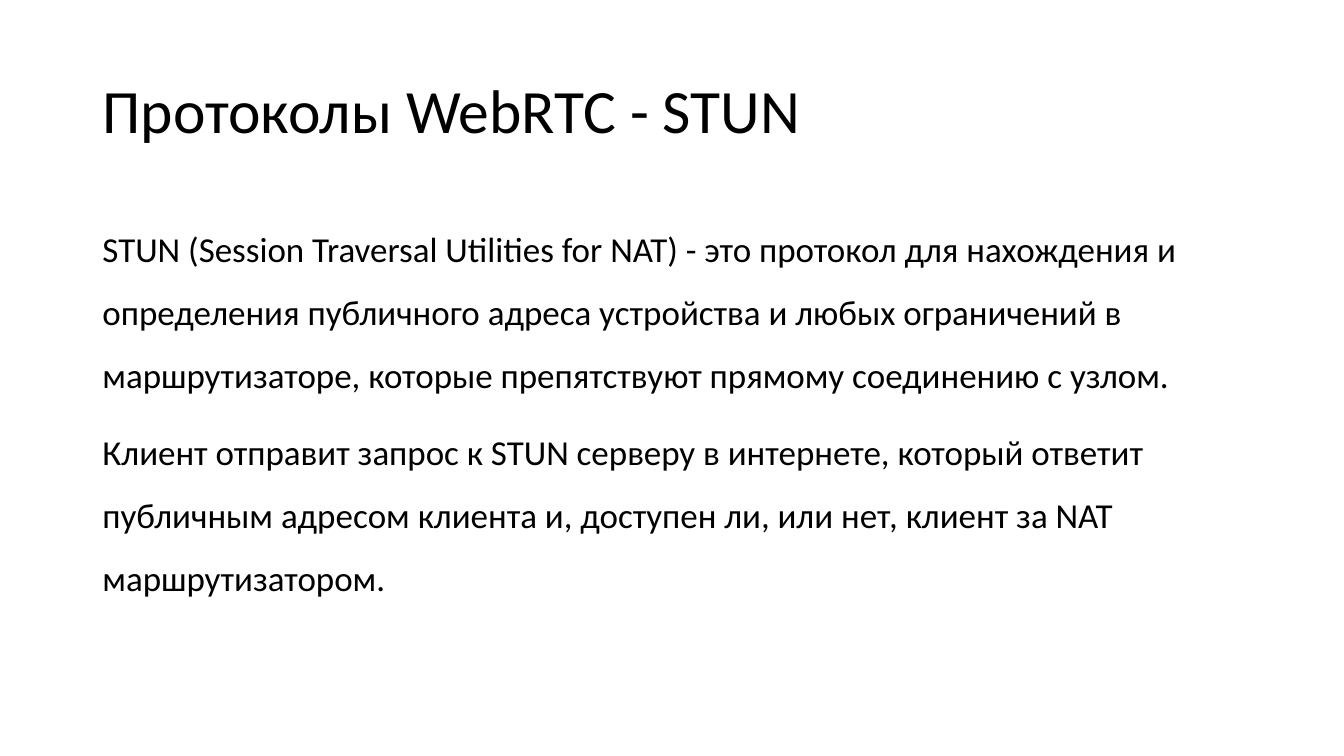
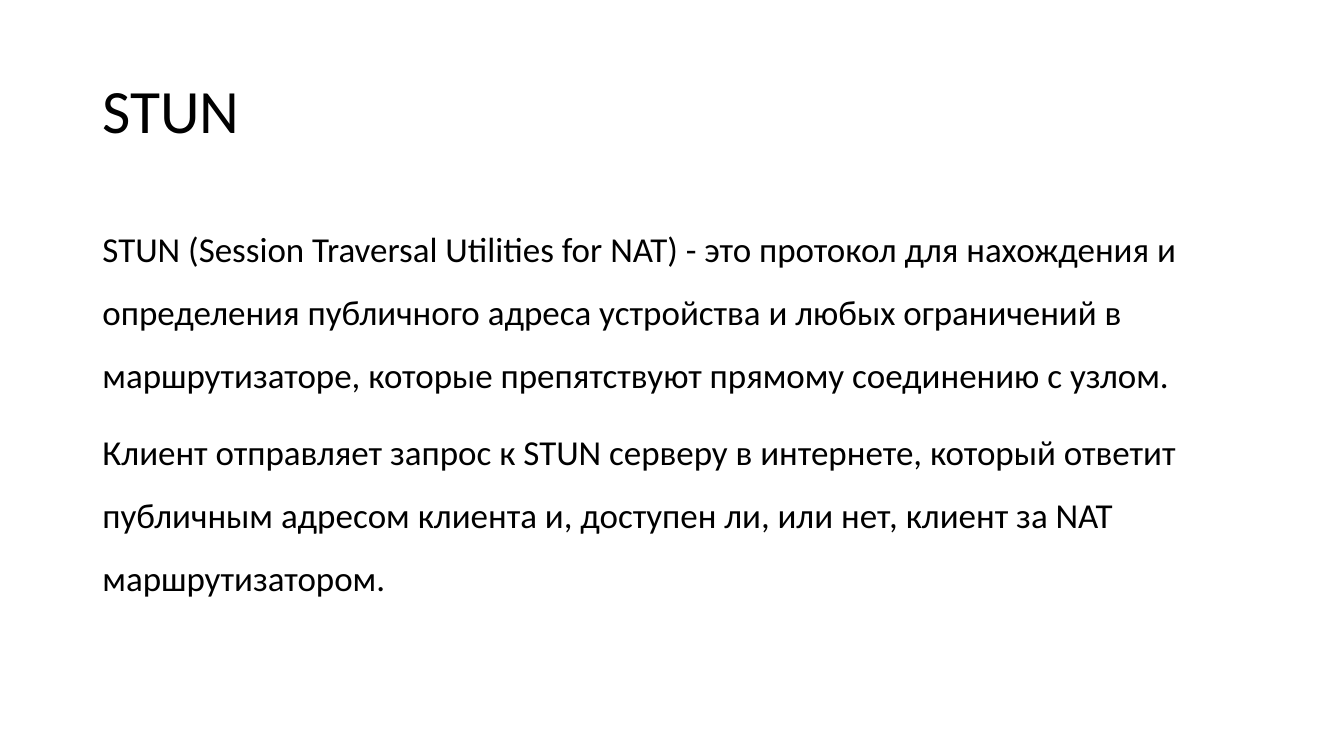
Before and after one commit to vladstarikov88/diploma, a slide deck: slide 9 of presentation.pptx (slide 6 before the commit). Drawn at 1344x756 pixels with LibreOffice and Linux fonts; fonts in the diff are those of the drawing. Boxes give left, top, right and bottom in pixels: in the first picture for what was removed or moved away, otherwise in the second. Text is boxed around its words. In the diff, an @@ line names an element or a change of style, - is before the commit and + after.

```diff
--- a/presentation.pptx
+++ b/presentation.pptx
@@ title at (102, 93, 239, 134): text changed @@
-Протоколы WebRTC - STUN
+STUN
@@ text at (102, 441, 1176, 597): text changed @@
-Клиент отправит запрос к STUN серверу в интернете, который ответит публичным адресом клиента и, доступен ли, или нет, клиент за NAT маршрутизатором.
+Клиент отправляет запрос к STUN серверу в интернете, который ответит публичным адресом клиента и, доступен ли, или нет, клиент за NAT маршрутизатором.
```
Also in this commit, not shown: 6 other slides changed, 10 slides added, 10 slides removed, 4 other files.
